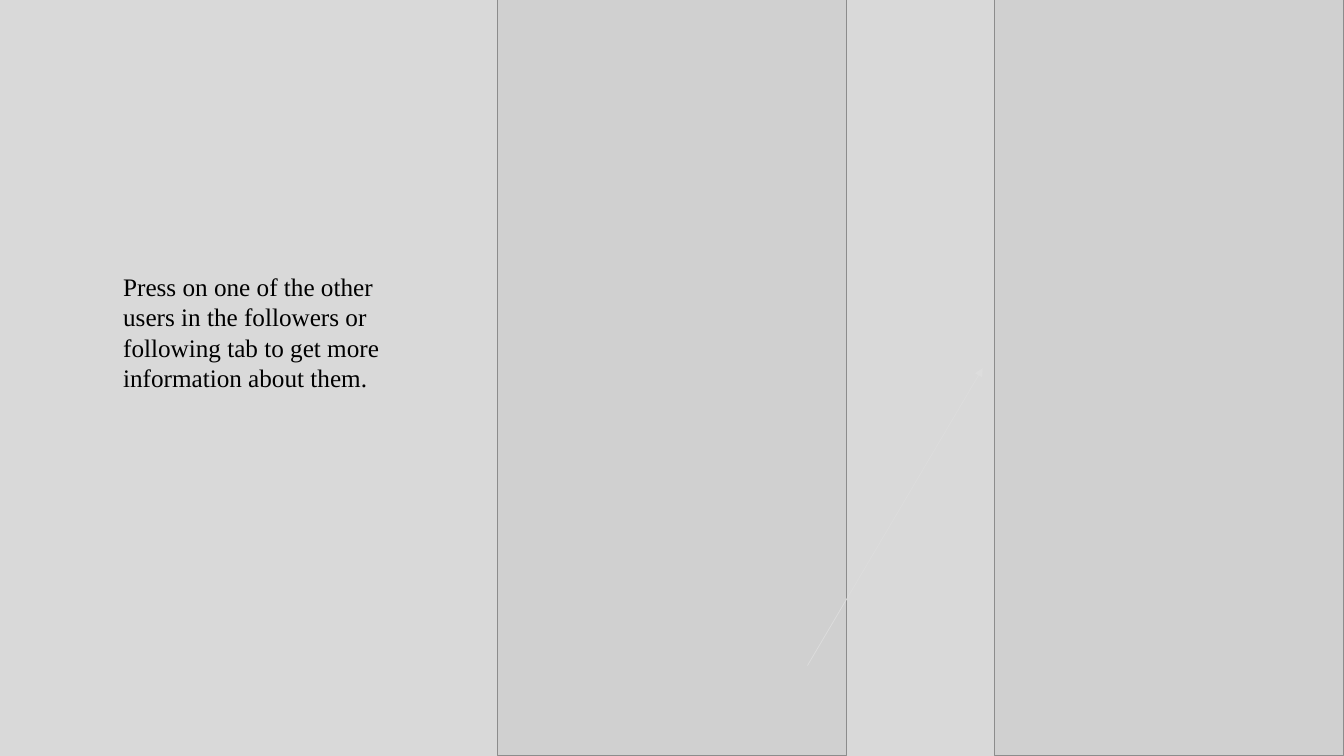
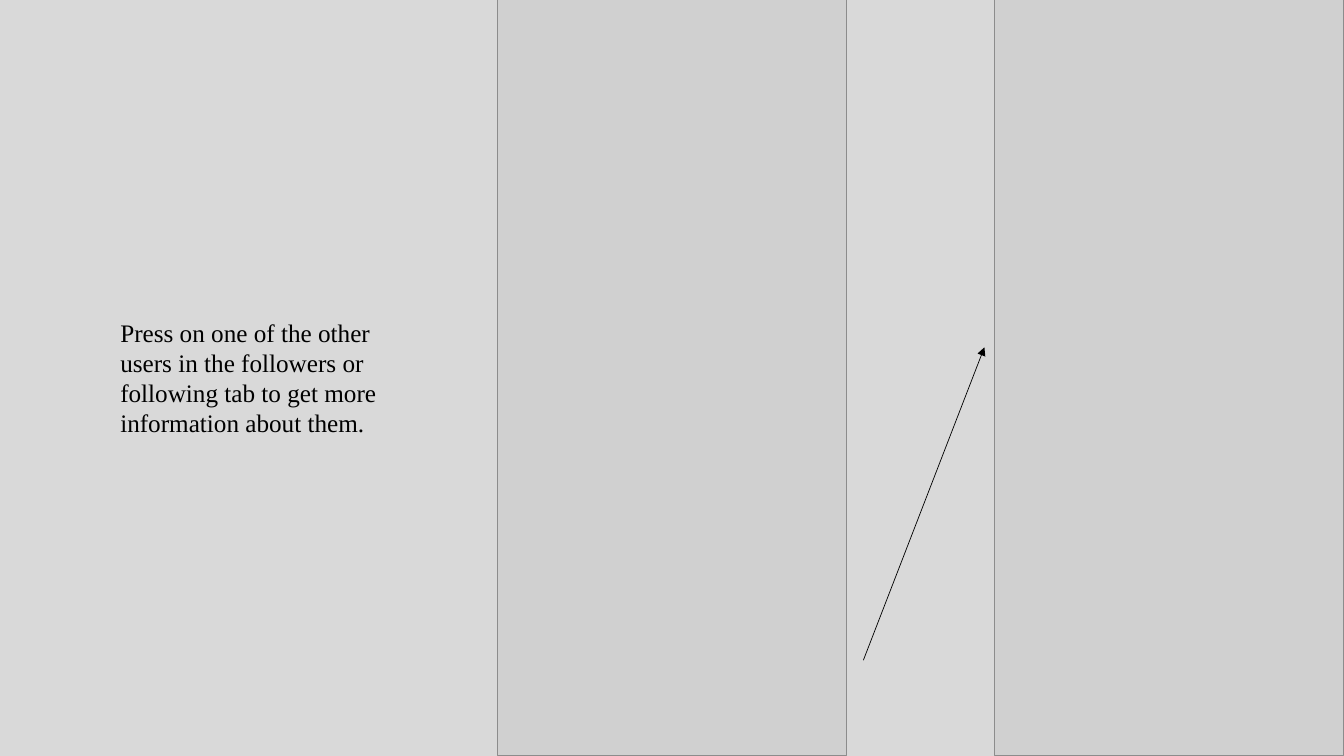
Before and after one commit to HenryCWoo/GitHub-App-with-React-Native, a slide deck: slide 8 of ManualTestPlan.pptx (slide 7 before the commit). Drawn at 1344x756 pixels with LibreOffice and Linux fonts; fonts in the diff are those of the drawing; grey boxes stand for pictures. Boxes give left, top, right and bottom in pixels: in the first picture for what was removed or moved away, otherwise in the second. Text is boxed around its words. In the diff, an @@ line names an element or a change of style, - is before the commit and + after.

```diff
--- a/ManualTestPlan.pptx
+++ b/ManualTestPlan.pptx
@@ text "Press on one of the ...": place and size @@
-text "Press on one of the ..." at <box>123,278,379,388</box>
+text "Press on one of the ..." at <box>120,324,376,433</box>
@@ arrow moved from (808, 665) - (983, 368) to (864, 660) - (985, 348) @@
@@ arrow (864, 660) - (985, 348): stroke #DDDDDD 0.5 pt to #000000 0.5 pt @@
```
Also in this commit, not shown: 1 other slide changed, 1 slide added.
